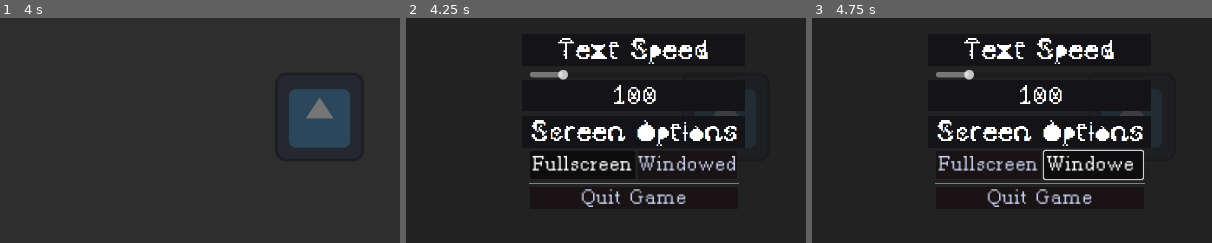
Above: before the commit, frames 1-3 (left to right).
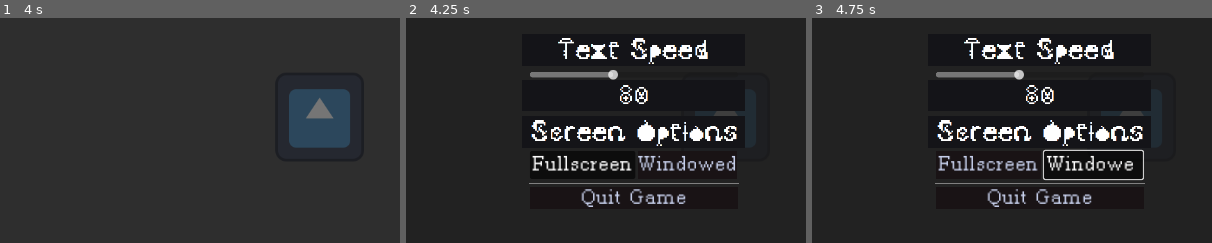
Above: after the commit, the same moments.

Repository: SnekOfSpice/dialog-parser
Game: Godot game, scene res://game/main_scene.tscn
Two runs of this game, one before a commit and one after it. Both use one fixed random seed, a clock stepped at 60 frames per second and the inputs below. The engine's default icon, where the game draws it, is replaced by a stand-in: a white triangle on a blue panel in a dark square.
Inputs (mouse positions are % of the whole screen's width and height, from its top left):
- Up to frame 1 (4 s): tap Enter at 0.5, 2, 3.5 s; move the mouse to (72, 45) at 0.52 s; click (72, 45) at 0.67 s; tap Space at 1.25, 2.75 s; move the mouse to (30, 55) at 1.27 s; click (30, 55) at 1.42 s; move the mouse to (60, 28) at 2.02 s; click (60, 28) at 2.17 s; move the mouse to (45, 70) at 2.77 s; click (45, 70) at 2.92 s; move the mouse to (80, 65) at 3.52 s; click (80, 65) at 3.67 s
- Up to frame 2 (4.25 s): tap Escape (ui_cancel) at 4.15 s
- Up to frame 3 (4.75 s): click "Windowed" at 4.25 s
The pictures show only the part of the screen within x 22-72%, y 26-76%; the shares and areas given below are measured in that part.

Frame 1 is identical in both runs. In frame 2, 1.0% of the frame differs, in the area x 38-63%, y 23-39%; in frame 3, 1.0%.
Error in both runs: Attempt to call function 'get_as_text' in base 'null instance' on a null instance. (res://src/parser.gd:40)

Commit message:
add facts after line, better text speed controls

Diff:
--- /dev/null
+++ b/game/characters/character.gd
@@ -0,0 +1,17 @@
+extends Node2D
+
+
+# Called when the node enters the scene tree for the first time.
+func _ready() -> void:
+	add_to_group("FactListener")
+
+func parser_init():
+	Parser.line_reader.connect("new_header", handle_new_header)
+
+func handle_new_header(header):
+	print(header)
+
+func fact_changed(fact_name: String, new_value: bool):
+	match fact_name:
+		"":
+			pass
--- /dev/null
+++ b/game/characters/euphoria.tscn
@@ -0,0 +1,6 @@
+[gd_scene load_steps=2 format=3 uid="uid://baeby0gv4sv22"]
+
+[ext_resource type="Script" path="res://game/characters/character.gd" id="1_fuehi"]
+
+[node name="Euphoria" type="Node2D" groups=["ParserDependent"]]
+script = ExtResource("1_fuehi")
--- a/game/game.tscn
+++ b/game/game.tscn
@@ -1,9 +1,12 @@
-[gd_scene load_steps=2 format=3 uid="uid://c67ti8jynl2ey"]
+[gd_scene load_steps=3 format=3 uid="uid://c67ti8jynl2ey"]
 
 [ext_resource type="Texture2D" uid="uid://bj8knkcrqf4rp" path="res://icon.svg" id="1_5av84"]
+[ext_resource type="PackedScene" uid="uid://baeby0gv4sv22" path="res://game/characters/euphoria.tscn" id="2_w4l3c"]
 
 [node name="Game" type="Node2D"]
 
 [node name="Icon" type="Sprite2D" parent="."]
 position = Vector2(708, 314)
 texture = ExtResource("1_5av84")
+
+[node name="Euphoria" parent="." instance=ExtResource("2_w4l3c")]
--- a/game/pause_menu.gd
+++ b/game/pause_menu.gd
@@ -1,12 +1,12 @@
 extends CanvasLayer
 
 
-const MAX_TEXT_SPEED := 401
+const MAX_TEXT_SPEED := 201
 
 func _ready() -> void:
-	find_child("TextSpeedSlider").min_value = 50
+	find_child("TextSpeedSlider").min_value = 1
 	find_child("TextSpeedSlider").max_value = MAX_TEXT_SPEED
-	find_child("TextSpeedSlider").value = 100
+	find_child("TextSpeedSlider").value = 80
 
 func _on_fullscreen_button_pressed() -> void:
 	DisplayServer.window_set_mode(DisplayServer.WINDOW_MODE_FULLSCREEN)
--- a/src/choice_option.gd
+++ b/src/choice_option.gd
@@ -9,7 +9,7 @@
 func _on_pressed() -> void:
 	# apply facts
 	for f in facts.keys():
-		Parser.facts[f] = facts.get(f)
+		Parser.change_fact(f, facts.get(f))
 
 	emit_signal("choice_pressed", do_jump_page, target_page)
 
--- a/src/line_reader.gd
+++ b/src/line_reader.gd
@@ -3,7 +3,7 @@
 
 @export var property_for_name := ""
 @export var name_for_blank_name := ""
-@export var text_speed := 100.0
+@export var text_speed := 0.5#100.0
 @export var auto_pause_duration := 0.2
 
 signal line_finished(line_index)
@@ -22,9 +22,10 @@
 func _ready() -> void:
 	Parser.connect("read_new_line", read_new_line)
 	Parser.connect("terminate_page", close)
+
+
+	Parser.line_reader = self
 	Parser.open_connection()
-
-	Parser.line_reader = self
 
 	find_child("InstructionHandler").connect("set_input_lock", set_is_input_locked)
 	find_child("InstructionHandler").connect("instruction_completed", instruction_completed)
@@ -118,14 +119,19 @@
 			find_child("InstructionHandler").wrapper_execute(instruction_name, args, delay_before, delay_after)
 
 	# register facts
-	line_data.get("facts")
+	var facts = line_data.get("facts")
+	for f in facts.keys():
+		Parser.change_fact(f, facts.get(f))
+
+
 
 
 func _process(delta: float) -> void:
 	if next_pause_position_index < pause_positions.size() and next_pause_position_index != -1:
 
 		if find_child("TextContent").visible_characters < pause_positions[next_pause_position_index]:
-			find_child("TextContent").visible_characters += text_speed * delta
+			#find_child("TextContent").visible_characters += text_speed * delta
+			find_child("TextContent").visible_ratio += (text_speed / find_child("TextContent").text.length()) * delta
 		elif remaining_auto_pause_duration > 0 and next_pause_type == PauseTypes.Auto:
 			var last_dur = remaining_auto_pause_duration
 			remaining_auto_pause_duration -= delta
@@ -133,7 +139,8 @@
 				next_pause_position_index += 1
 				remaining_auto_pause_duration = auto_pause_duration
 	elif find_child("TextContent").visible_ratio < 1.0:
-		find_child("TextContent").visible_characters += text_speed * delta
+		#find_child("TextContent").visible_characters += text_speed * delta
+		find_child("TextContent").visible_ratio += (text_speed / find_child("TextContent").text.length()) * delta
 
 
 
--- a/src/parser.gd
+++ b/src/parser.gd
@@ -10,7 +10,7 @@
 var dropdown_titles := []
 var dropdowns := {}
 
-var line_reader = null
+var line_reader : LineReader = null
 
 var page_index := 0
 var line_index := 0
@@ -104,3 +104,12 @@
 	for l in get_tree().get_nodes_in_group("LineListener"):
 		l.connect("line_finished", read_next_line)
 		l.connect("jump_to_page", read_page)
+
+	for l in get_tree().get_nodes_in_group("ParserDependent"):
+		l.parser_init()
+
+
+func change_fact(fact_name: String, new_value: bool):
+	facts[fact_name] = new_value
+	for l in get_tree().get_nodes_in_group("FactListener"):
+		l.fact_changed(fact_name, new_value)
